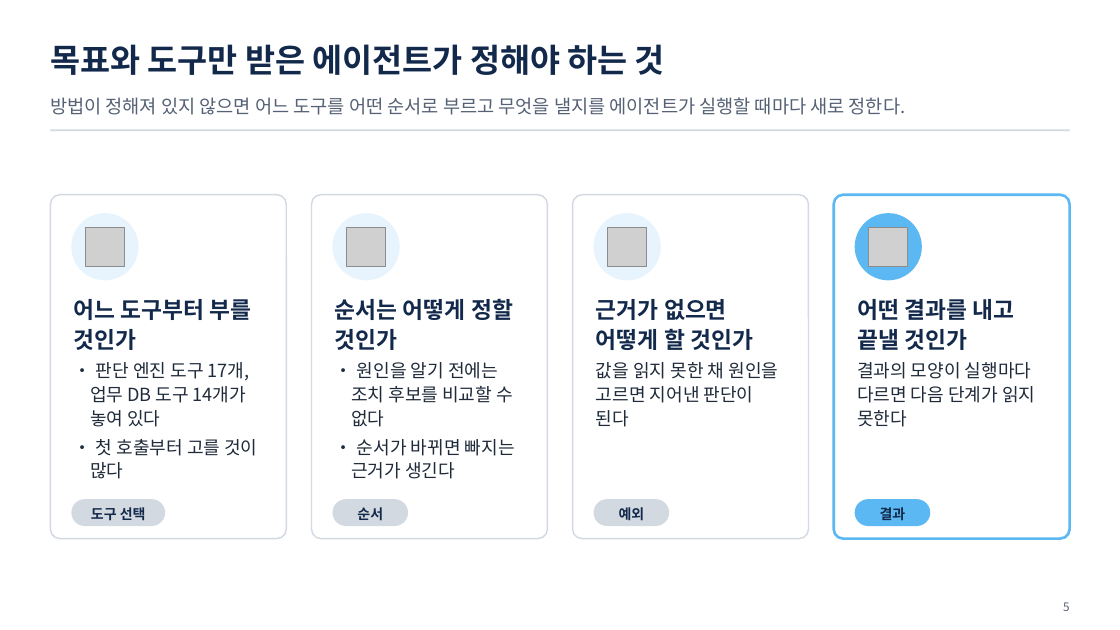
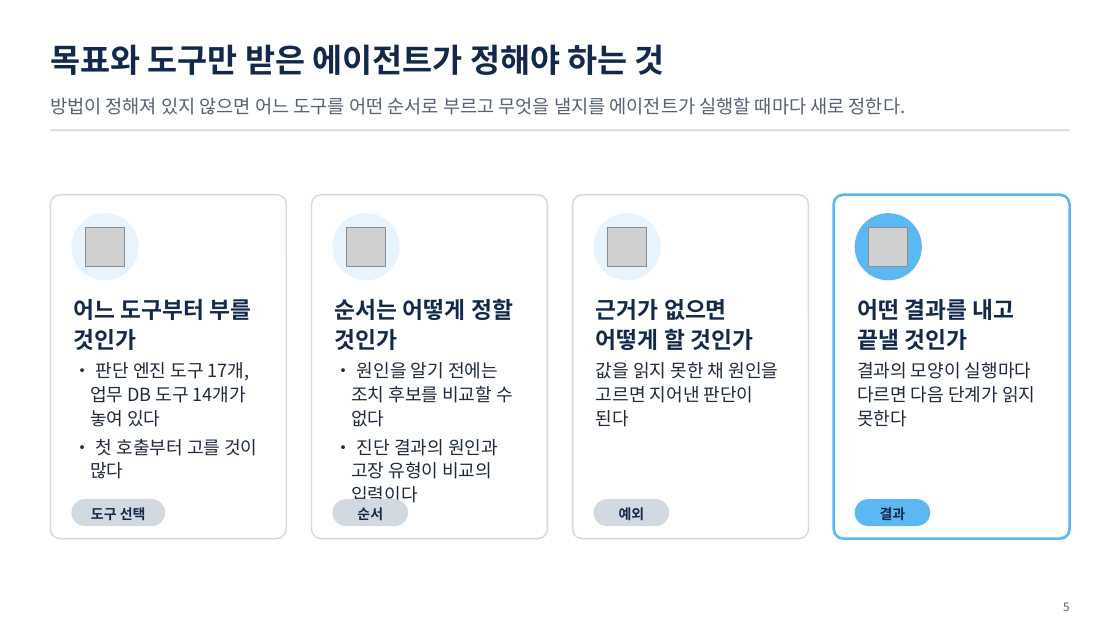
Before and after one commit to uengine-oss/hyd-iot-edu, a slide deck: slide 5 of workspace/강의제작/산출물/통합반/이론/06회차/통합반_06일차.pptx. Drawn at 1120x630 pixels with LibreOffice and Linux fonts; fonts in the diff are those of the drawing; grey boxes stand for pictures. Boxes give left, top, right and bottom in pixels: in the first picture for what was removed or moved away, otherwise in the second. Text is boxed around its words. In the diff, an @@ line names an element or a change of style, - is before the commit and + after.

```diff
--- a/workspace/강의제작/산출물/통합반/이론/06회차/통합반_06일차.pptx
+++ b/workspace/강의제작/산출물/통합반/이론/06회차/통합반_06일차.pptx
@@ text at <box>351,439,498,503</box>: text changed @@
-• 순서가 바뀌면 빠지는 근거가 생긴다
+• 진단 결과의 원인과 고장 유형이 비교의 입력이다
```
Also in this commit, not shown: 10 other slides changed, 25 other files.
